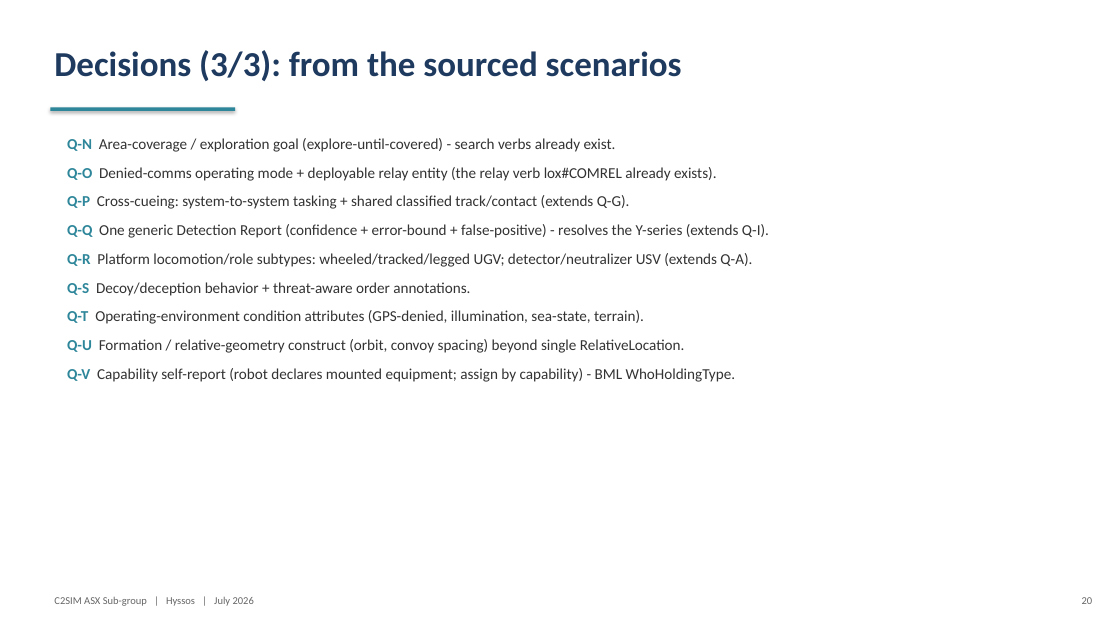
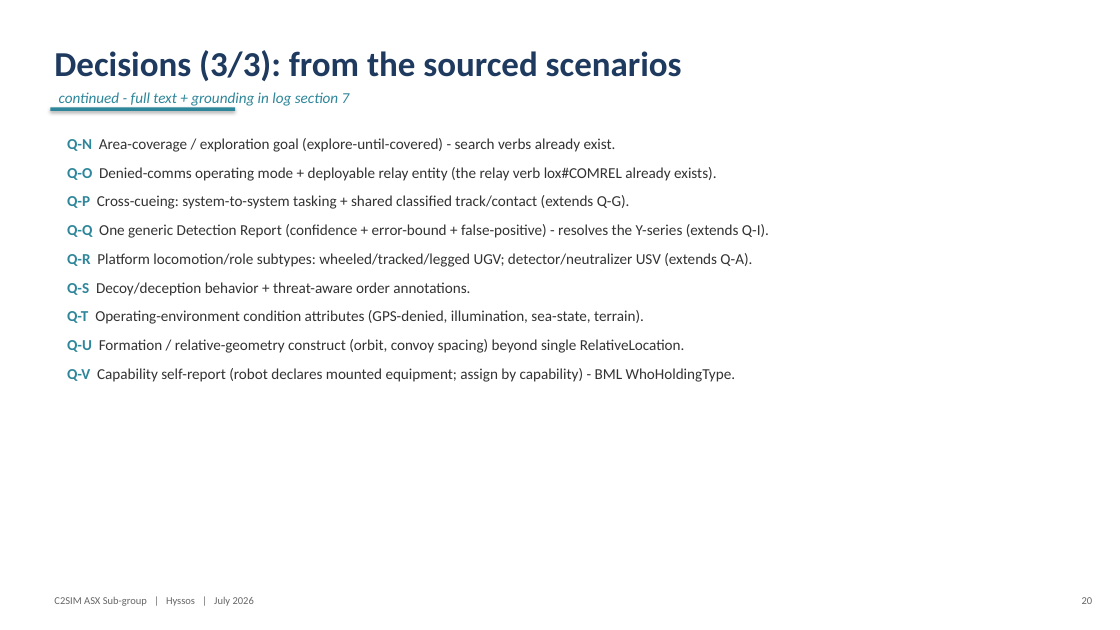
Before and after one commit to hyssostech/C2SIMArtifacts, a slide deck: slide 20 of Subgroups/ASX/InstantiationReview/ASX-Instantiation-Findings.pptx. Drawn at 1120x630 pixels with LibreOffice and Linux fonts; fonts in the diff are those of the drawing. Boxes give left, top, right and bottom in pixels: in the first picture for what was removed or moved away, otherwise in the second. Text is boxed around its words. In the diff, an @@ line names an element or a change of style, - is before the commit and + after.

```diff
--- a/Subgroups/ASX/InstantiationReview/ASX-Instantiation-Findings.pptx
+++ b/Subgroups/ASX/InstantiationReview/ASX-Instantiation-Findings.pptx
@@ text added at [59, 92, 350, 108], 13 pt, text #2E869A, italic @@
+continued - full text + grounding in log section 7
```
Also in this commit, not shown: 2 other slides changed, 1 slide added, 3 other files.
